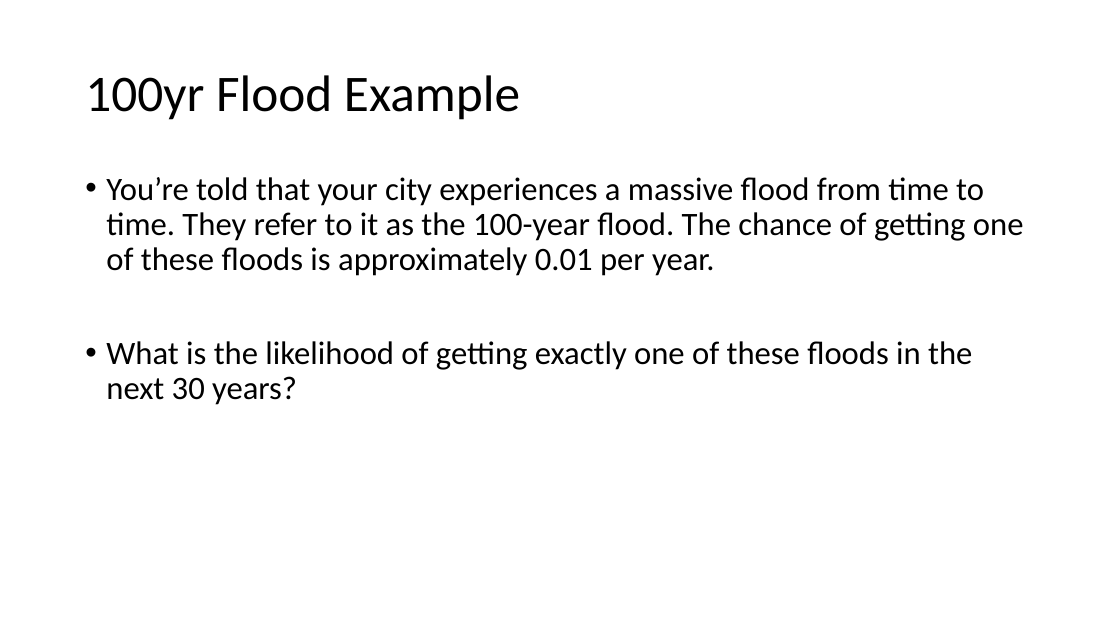
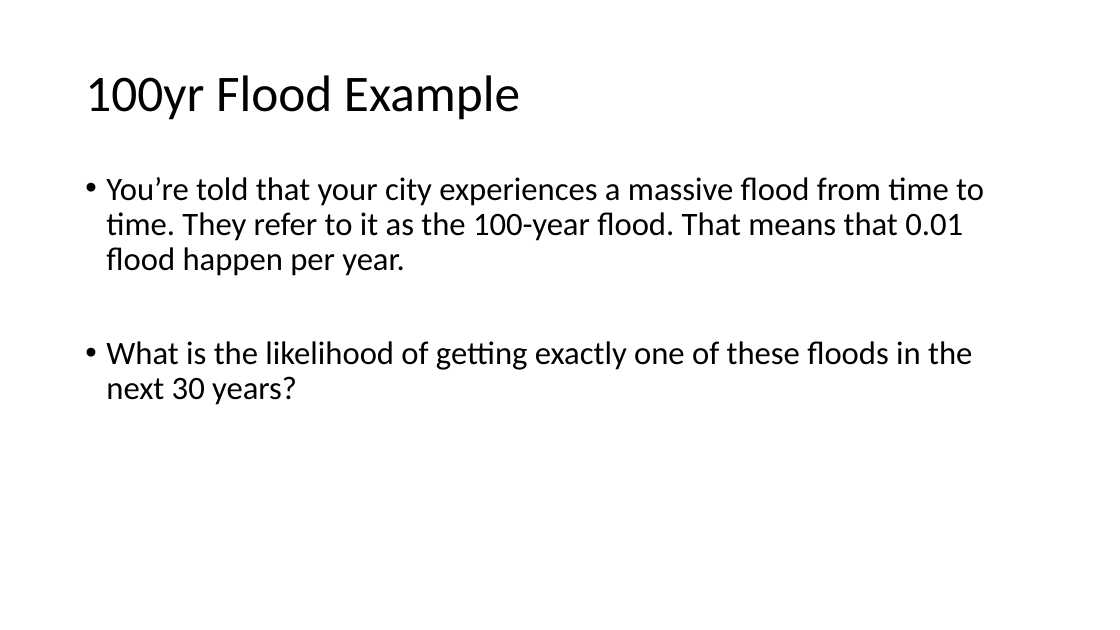
Before and after one commit to FlanFlanagan/misc_python, a slide deck: slide 12 of Distribution Examples.pptx. Drawn at 1120x630 pixels with LibreOffice and Linux fonts; fonts in the diff are those of the drawing. Boxes give left, top, right and bottom in pixels: in the first picture for what was removed or moved away, otherwise in the second. Text is boxed around its words. In the diff, an @@ line names an element or a change of style, - is before the commit and + after.

```diff
--- a/Distribution Examples.pptx
+++ b/Distribution Examples.pptx
@@ text at <box>106,177,984,276</box>: text changed @@
-• You’re told that your city experiences a massive flood from time to time. They refer to it as the 100-year flood. The chance of getting one of these floods is approximately 0.01 per year.
+• You’re told that your city experiences a massive flood from time to time. They refer to it as the 100-year flood. That means that 0.01 flood happen per year.
```
Also in this commit, not shown: 5 other slides changed, 2 slides added, 11 other files.
